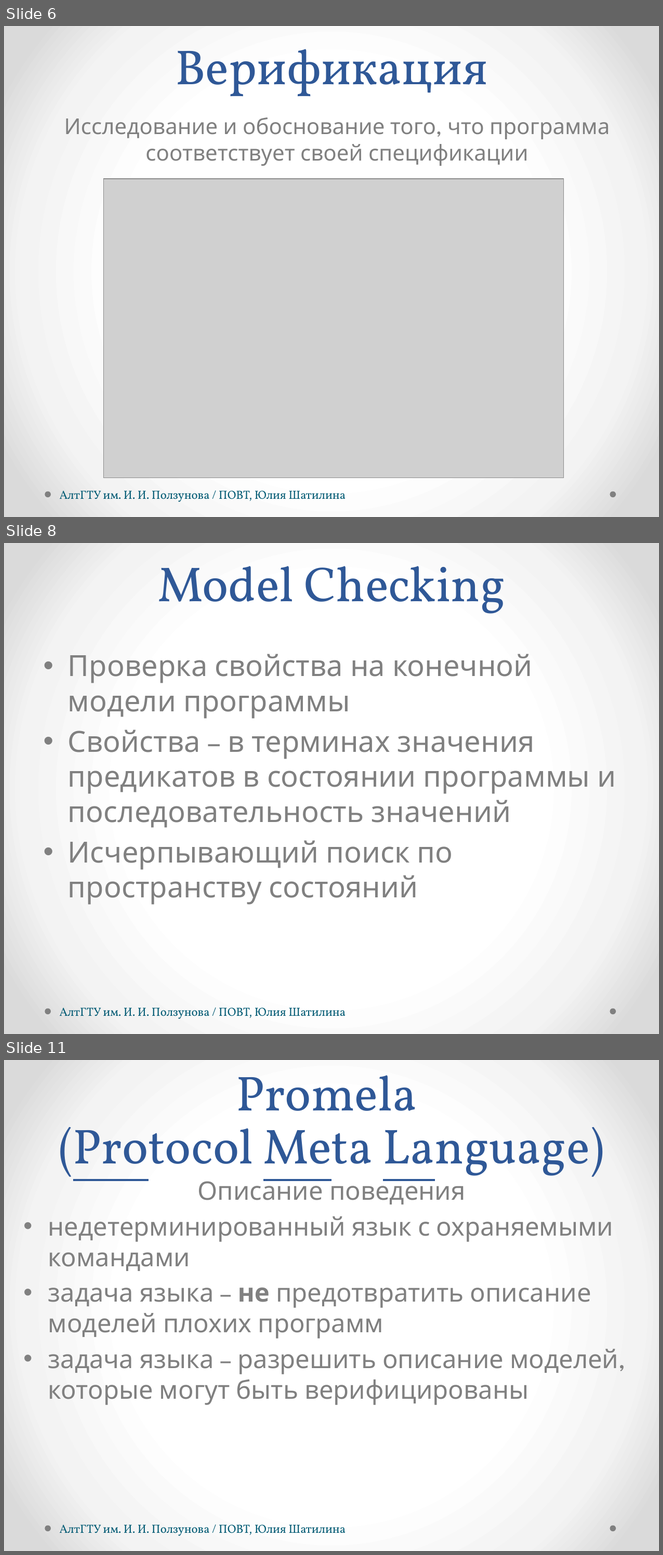
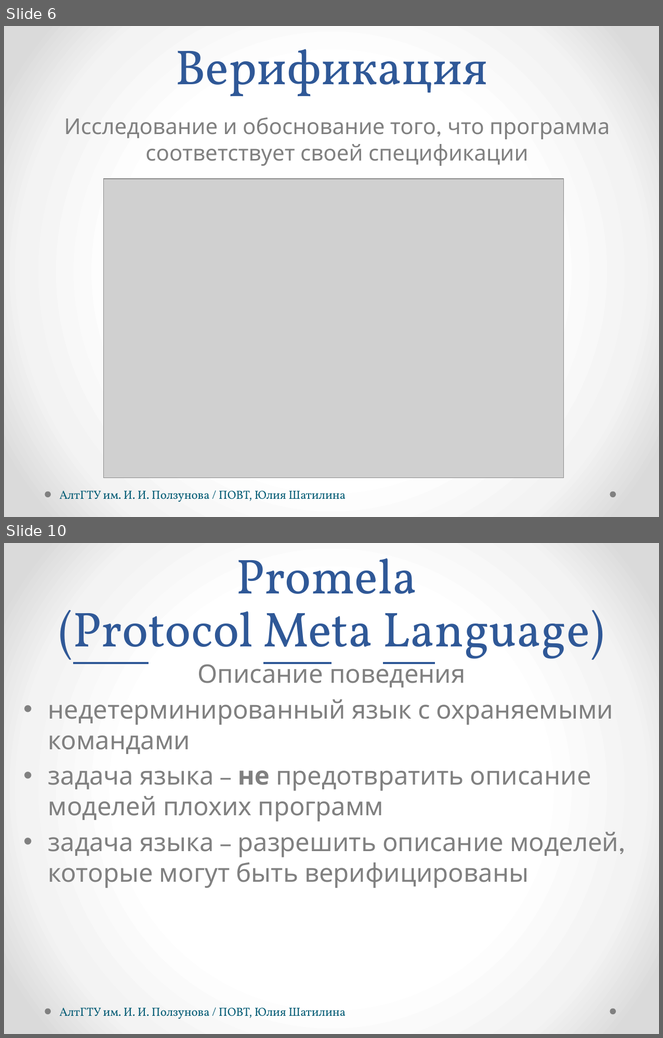
Before and after one commit to hisohito/proto-doc, a slide deck: shatilina.pptx. Shown one above the other, each under a label of ours: slides 6, 8 and 11 before the commit, slides 6 and 10 after it; the slides between them are not shown. The pictures are 663x1555 and 663x1038 pixels, drawn with LibreOffice and Linux fonts; fonts in the diff are those of the drawing; grey boxes stand for pictures. Boxes give left, top, right and bottom in pixels: in the first picture for what was removed or moved away, otherwise in the second. Text is boxed around its words. In the diff, an @@ line names an element or a change of style, - is before the commit and + after.

```diff
--- a/shatilina.pptx
+++ b/shatilina.pptx
@@ slide 8 removed at (4, 543, 659, 1034), background gradient #FFFFFF to #F4F4F4 to #DADADA; not listed: 2 template elements that a slide beside it also shows @@
@@ text removed at (158, 566, 505, 614) @@
-Model Checking
@@ text removed at (68, 654, 616, 905) @@
-• Проверка свойства на конечной модели программы
-• Свойства – в терминах значения предикатов в состоянии программы и последовательность значений
-• Исчерпывающий поиск по пространству состояний
@@ text removed at (60, 1008, 346, 1019) @@
-АлтГТУ им. И. И. Ползунова / ПОВТ, Юлия Шатилина
@@ what was slide 11 is now slide 10 @@
```
Also in this commit, not shown: 6 slides changed, 4 slides added, 3 other files.
